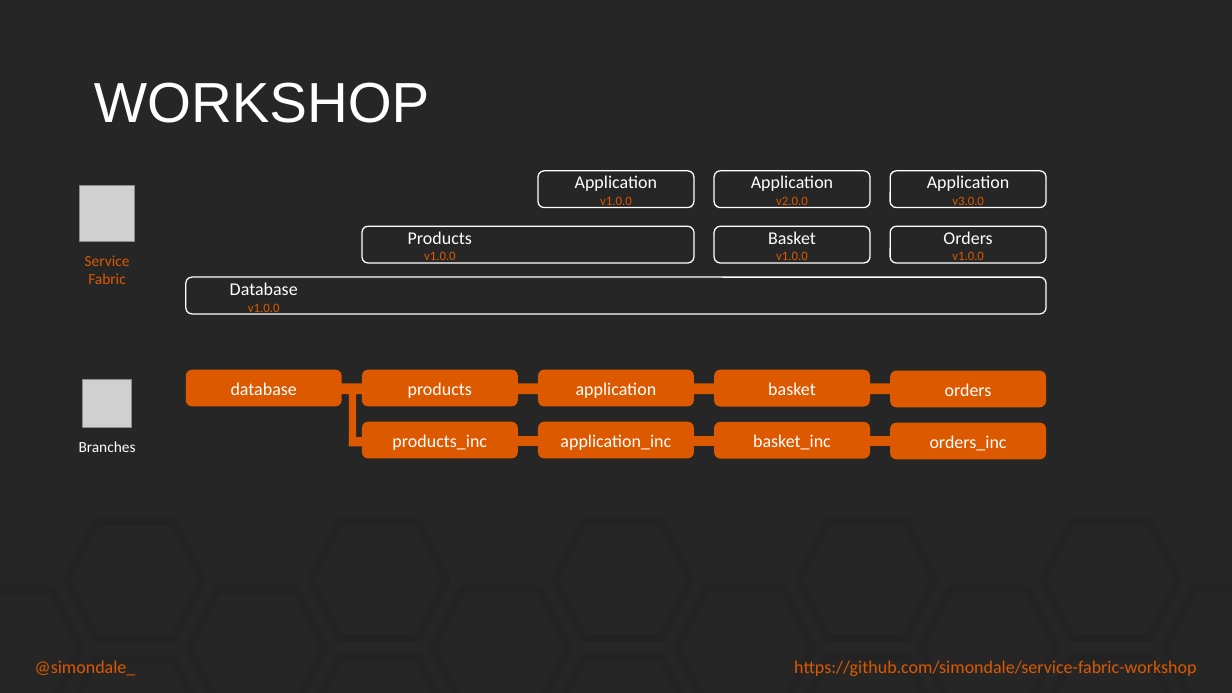
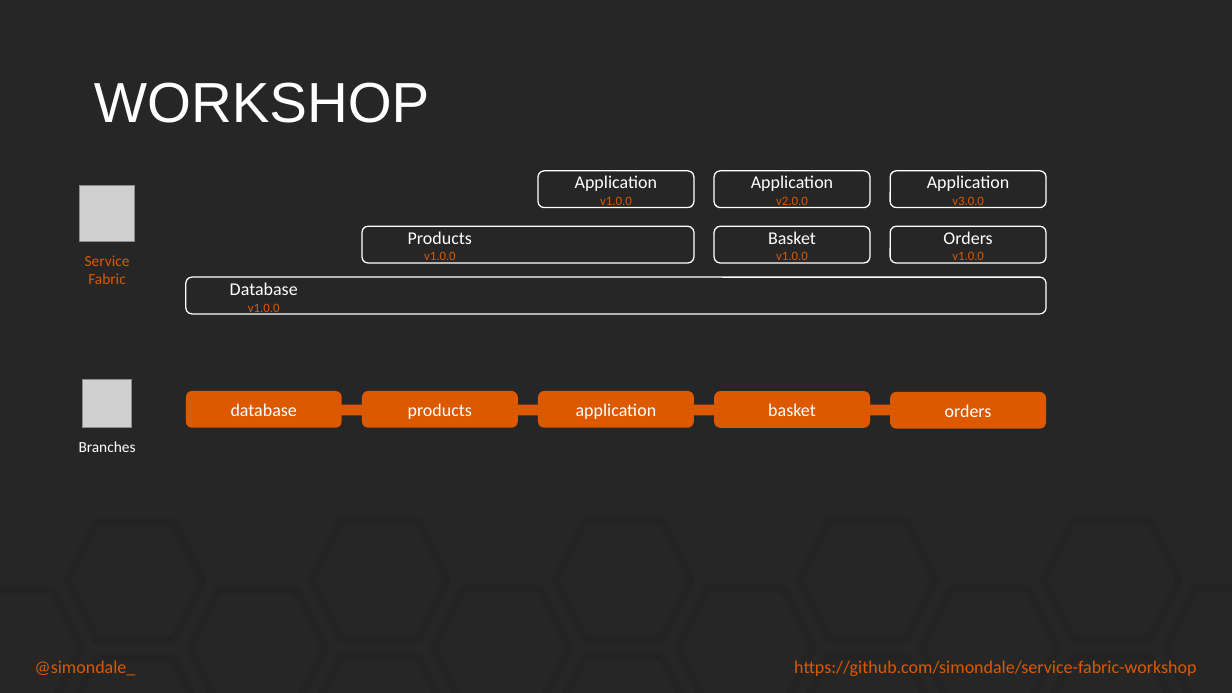
Before and after one commit to simondale/service-fabric-workshop, a slide deck: slide 8 of presentation/Service Fabric.pptx. Drawn at 1232x693 pixels with LibreOffice and Linux fonts; fonts in the diff are those of the drawing; grey boxes stand for pictures. Boxes give left, top, right and bottom in pixels: in the first picture for what was removed or moved away, otherwise in the second. Text is boxed around its words. In the diff, an @@ line names an element or a change of style, - is before the commit and + after.

```diff
--- a/presentation/Service Fabric.pptx
+++ b/presentation/Service Fabric.pptx
@@ rectangle removed at [348,385,356,446] @@
@@ 5 rounded rectangles, 1 rectangle: place and size @@
-5 rounded rectangles, 1 rectangle at [186,370,1046,408]
+5 rounded rectangles, 1 rectangle at [186,391,1046,429]
@@ rectangle removed at [348,437,391,446] @@
@@ rounded rectangle removed at [362,421,518,458] @@
-products_inc
@@ rectangle removed at [376,436,912,446] @@
@@ rounded rectangle removed at [538,421,694,458] @@
-application_inc
@@ rounded rectangle removed at [714,422,871,459] @@
-basket_inc
@@ rounded rectangle removed at [890,422,1046,459] @@
-orders_inc
```
Also in this commit, not shown: 2 other slides changed, 3 slides added, 1 slide removed, 1 other file.
